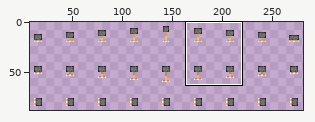
A sprite sheet gets an edit: assets/sprites/player/PistonSpritesheet.png. Above: a wide view before the commit, with the close-up outlined.
Close-up. Before:
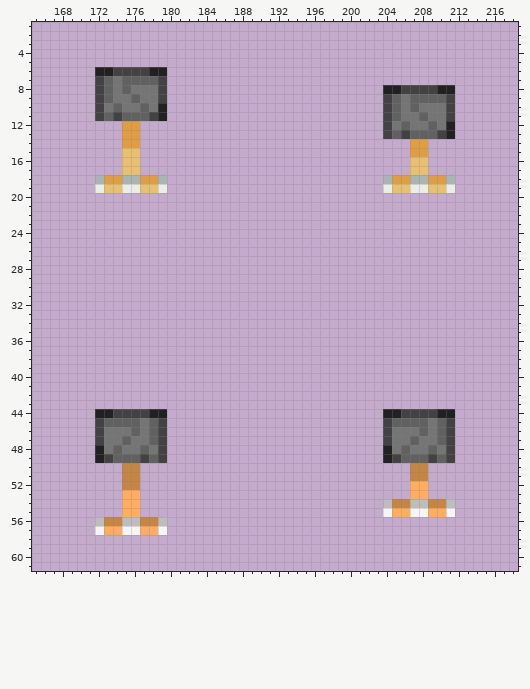
The file is 288x96 pixels. Shown: x 165..218, y 1..61. The wide view leaves out empty margins. The commit also changed other parts of the picture, which this record leaves out.
The result:
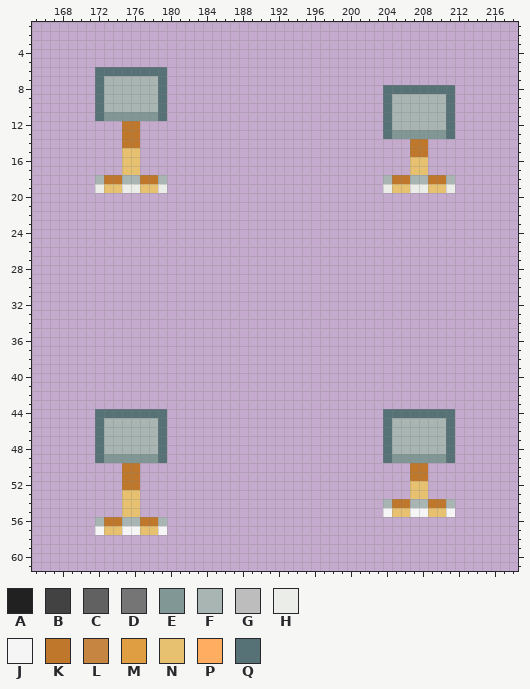
Palette (. is transparent): A #212121  B #424242  C #616161  D #757575  E #819796  F #a8b5b2  G #bdbdbd  H #ebede9  J #f5f5f5  K #be772b  L #c68642  M #de9e41  N #e8c170  P #ffad60  Q #577277
The edit:
@@ x 165..218 @@
  5 ......................................................
- 6 .......AABBBBAA.......................................
- 7 .......BCDCCCCB.......................................
- 8 .......BCDCDDDB........................AABBBBAA.......
- 9 .......BCDDCDDB........................BCDCCCCB.......
-10 .......BDCDDCDA........................BCDCDDDB.......
-11 .......BCBCCCBA........................BCDDCDDB.......
-12 ..........MM...........................BDCDDCDA.......
-13 ..........MM...........................BCBCCCBA.......
-14 ..........MM..............................MM..........
-15 ..........NN..............................MM..........
+ 6 .......QQQQQQQQ.......................................
+ 7 .......QFFFFFFQ.......................................
+ 8 .......QFFFFFFQ........................QQQQQQQQ.......
+ 9 .......QFFFFFFQ........................QFFFFFFQ.......
+10 .......QFFFFFFQ........................QFFFFFFQ.......
+11 .......QEEEEEEQ........................QFFFFFFQ.......
+12 ..........KK...........................QFFFFFFQ.......
+13 ..........KK...........................QEEEEEEQ.......
+14 ..........KK..............................KK..........
+15 ..........NN..............................KK..........
 16 ..........NN..............................NN..........
 17 ..........NN..............................NN..........
-18 .......FMMFFMMF........................FMMFFMMF.......
+18 .......FKKFFKKF........................FKKFFKKF.......
 19 .......HNNHHNNH........................HNNHHNNH.......
@@ x 165..218 @@
 43 ......................................................
-44 .......AABBBBAA........................AABBBBAA.......
-45 .......BCCCCDCB........................BCCCCDCB.......
-46 .......BDDDCDCB........................BDDDCDCB.......
-47 .......BDDCDDCB........................BDDCDDCB.......
-48 .......ADCDDCDB........................ADCDDCDB.......
-49 .......ABCCCBCB........................ABCCCBCB.......
-50 ..........LL..............................LL..........
-51 ..........LL..............................LL..........
-52 ..........LL..............................PP..........
-53 ..........PP..............................PP..........
-54 ..........PP...........................GLLGGLLG.......
-55 ..........PP...........................JPPJJPPJ.......
-56 .......GLLGGLLG.......................................
-57 .......JPPJJPPJ.......................................
+44 .......QQQQQQQQ........................QQQQQQQQ.......
+45 .......QFFFFFFQ........................QFFFFFFQ.......
+46 .......QFFFFFFQ........................QFFFFFFQ.......
+47 .......QFFFFFFQ........................QFFFFFFQ.......
+48 .......QFFFFFFQ........................QFFFFFFQ.......
+49 .......QEEEEEEQ........................QEEEEEEQ.......
+50 ..........KK..............................KK..........
+51 ..........KK..............................KK..........
+52 ..........KK..............................NN..........
+53 ..........NN..............................NN..........
+54 ..........NN...........................FKKFFKKF.......
+55 ..........NN...........................JNNJJNNJ.......
+56 .......FKKFFKKF.......................................
+57 .......JNNJJNNJ.......................................
 58 ......................................................
Where, in picture pixels (left, top, right, bottom), the same in both close-ups:
changed: (95, 67, 167, 184)
changed: (383, 85, 455, 184)
changed: (95, 409, 167, 535)
changed: (383, 409, 455, 517)
